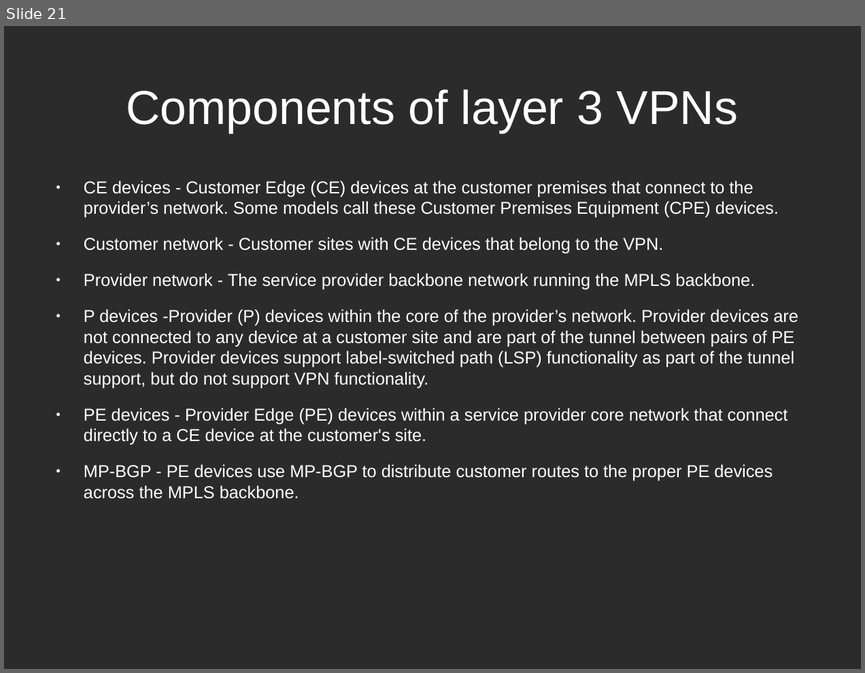
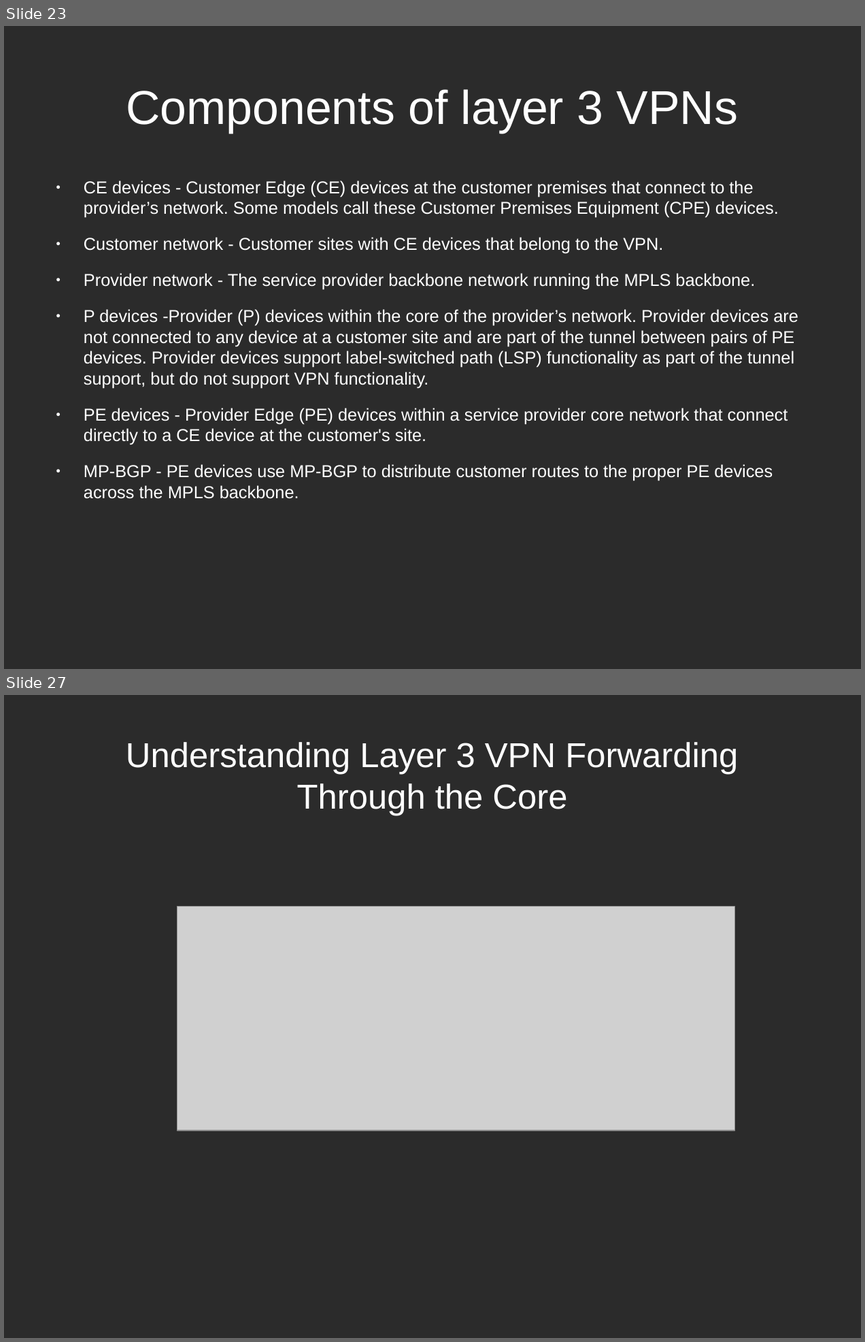
Before and after one commit to hoangphuocbk/tungsten-document, a slide deck: Networking-Tungsten.odp. Shown one above the other, each under a label of ours: slide 21 before the commit, slides 23 and 27 after it; the slides between them are not shown. The pictures are 865x673 and 865x1342 pixels, drawn with LibreOffice and Linux fonts; fonts in the diff are those of the drawing; grey boxes stand for pictures; background and template pictures are left out; a plain dark background stands for a picture behind light text. Boxes give left, top, right and bottom in pixels: in the first picture for what was removed or moved away, otherwise in the second. Text is boxed around its words. In the diff, an @@ line names an element or a change of style, - is before the commit and + after.

```diff
--- a/Networking-Tungsten.odp
+++ b/Networking-Tungsten.odp
@@ slide 27 added at <box>4,695,861,1338</box>, background picture (left out) @@
@@ title added at <box>126,742,738,815</box>, 32 pt, text #FFFFFF @@
+Understanding Layer 3 VPN Forwarding
+Through the Core
@@ picture added at <box>177,906,735,1130</box> @@
@@ what was slide 21 is now slide 23 @@
```
Also in this commit, not shown: 2 slides changed, 8 other slides added, 1 slide removed.
